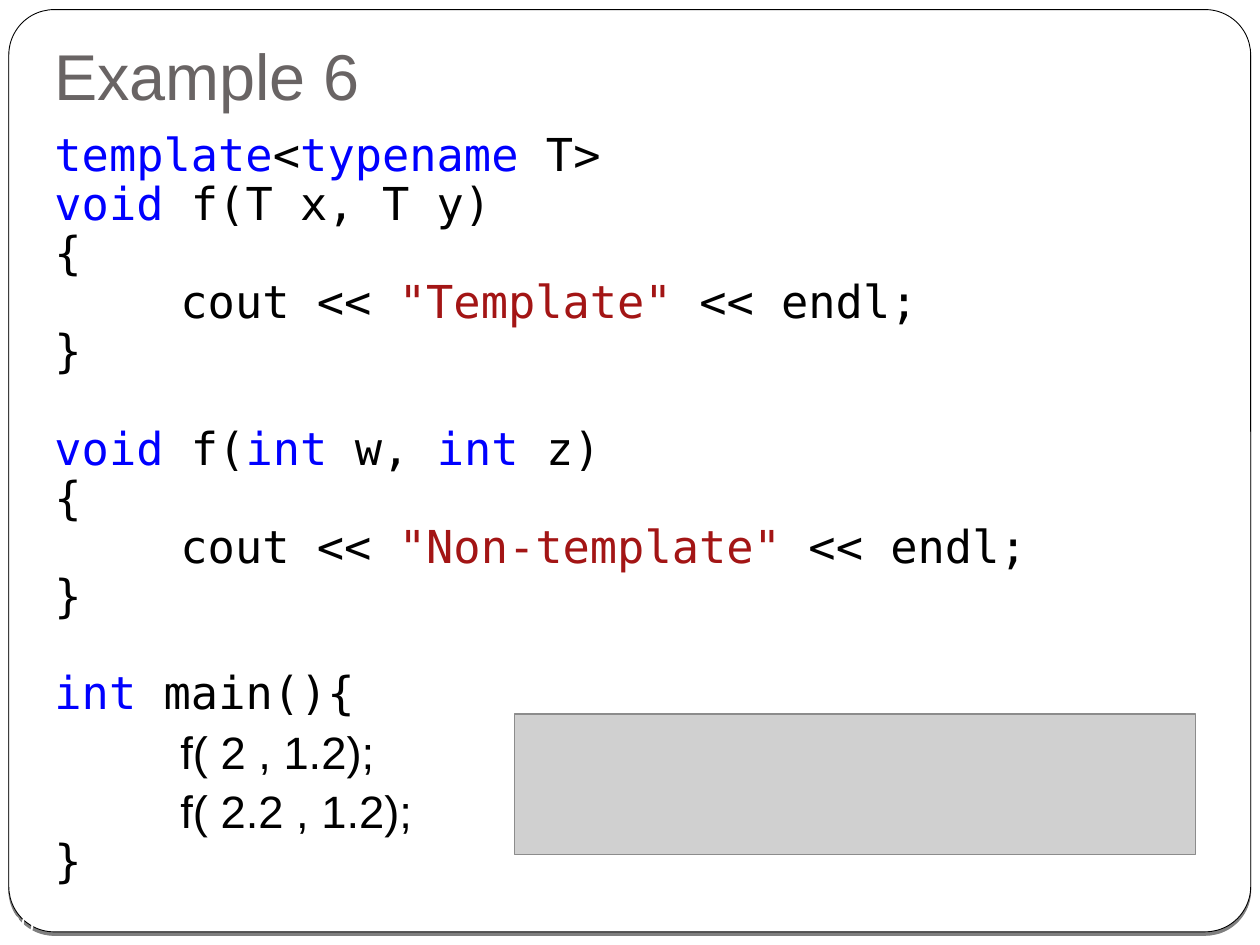
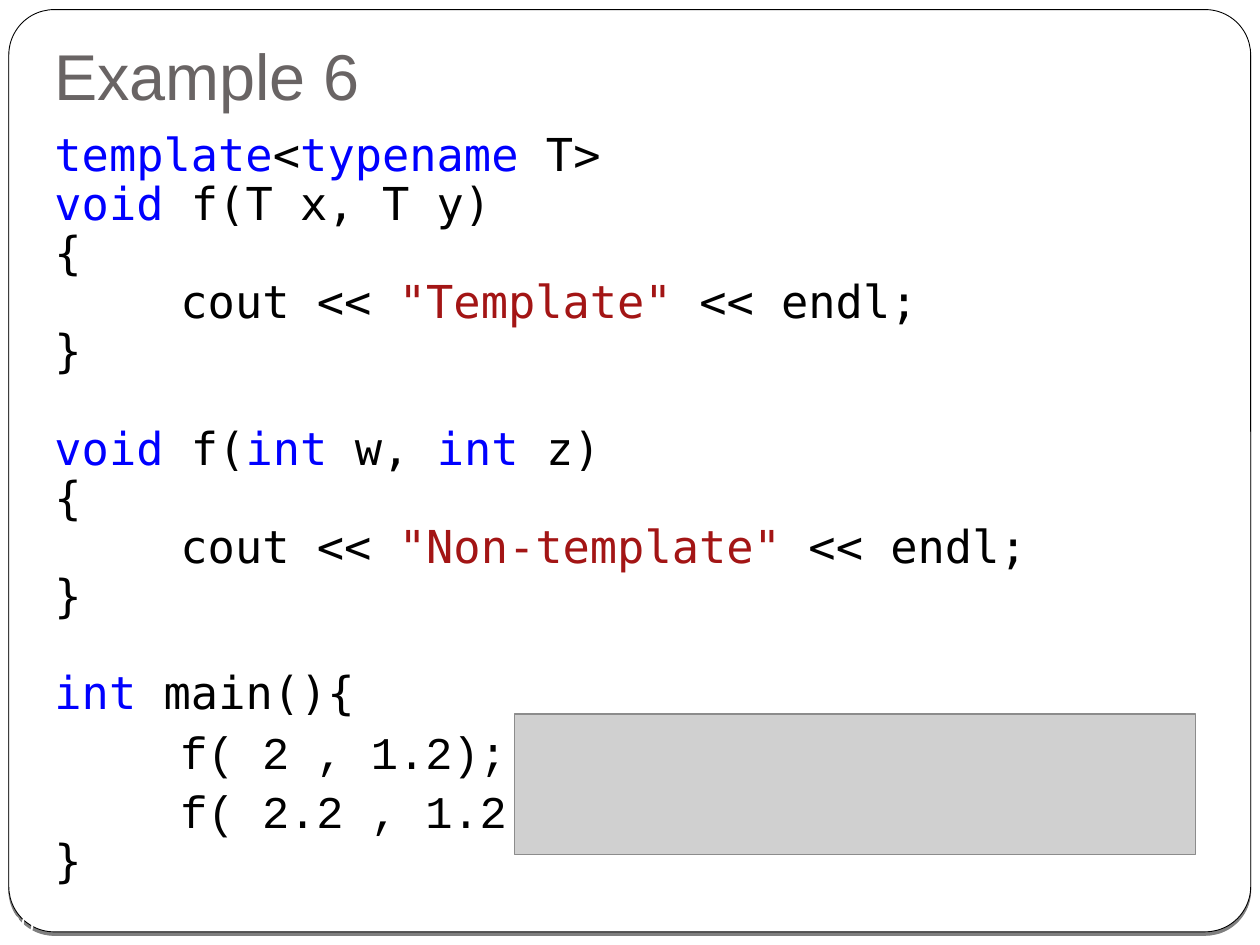
Before and after one commit to cpp-at-ariel/cpp-5779, a slide deck: slide 30 of 08-templates-iterators/slides.odp. Drawn at 1260x945 pixels with LibreOffice and Linux fonts; fonts in the diff are those of the drawing; grey boxes stand for pictures. Boxes give left, top, right and bottom in pixels: in the first picture for what was removed or moved away, otherwise in the second. Text is boxed around its words. In the diff, an @@ line names an element or a change of style, - is before the commit and + after.

```diff
--- a/08-templates-iterators/slides.odp
+++ b/08-templates-iterators/slides.odp
@@ text at [180,736,561,841]: font Arial to Courier New in "f( 2 , 1.2);", "f( 2.2 , 1.2);" @@
```
Also in this commit, not shown: 6 other slides changed, 1 slide added, 1 slide removed, 7 other files.
